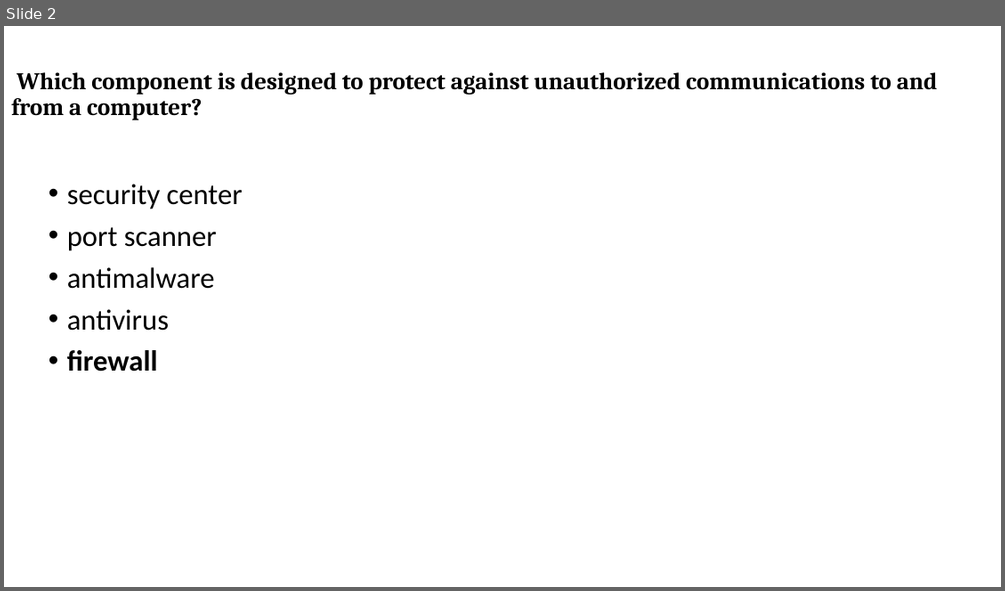
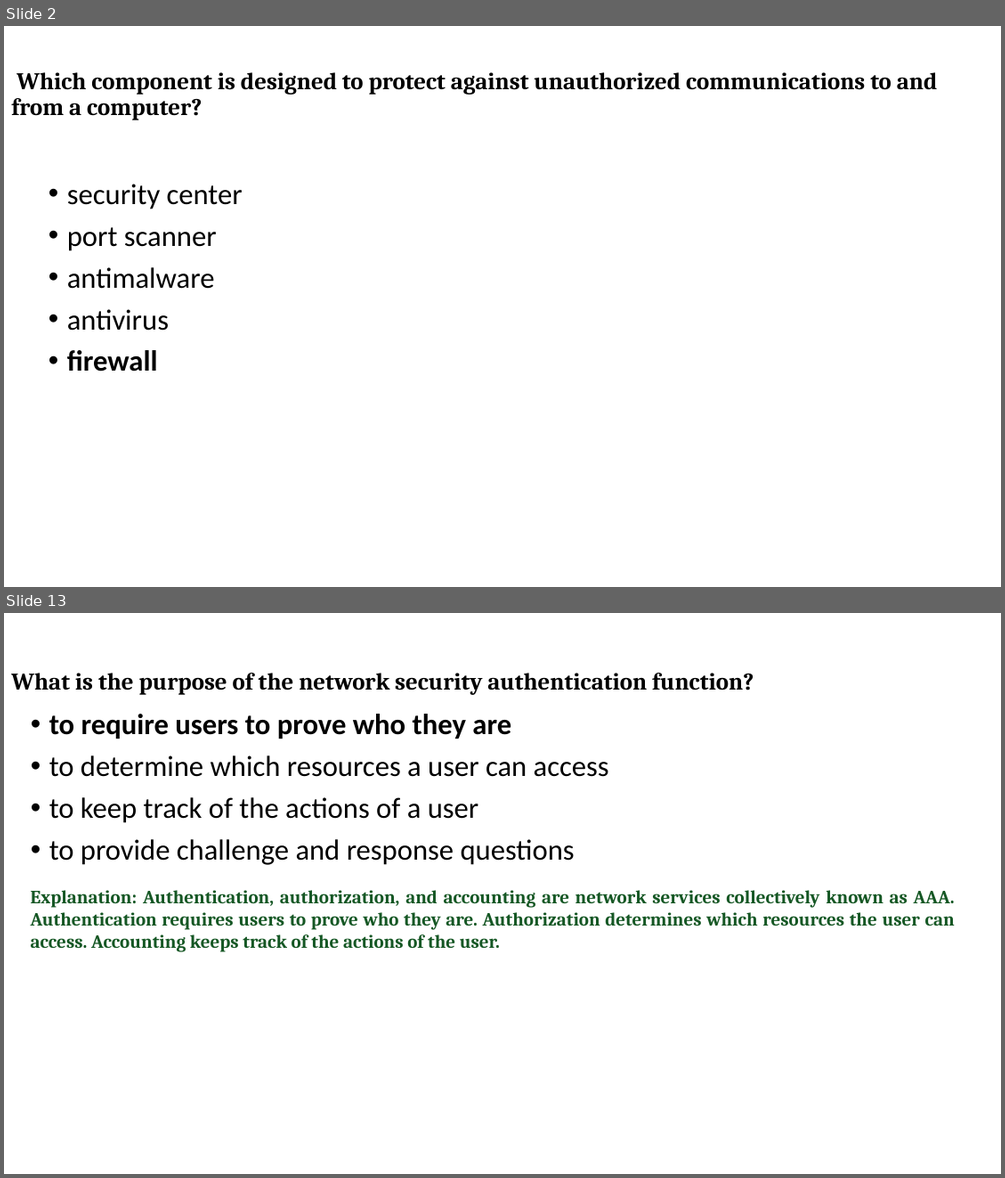
Before and after one commit to narsiimha/CCNA, a slide deck: PPT/QA/Module16-17.pptx. Shown one above the other, each under a label of ours: slide 2 before the commit, slides 2 and 13 after it; the slides between them are not shown. The pictures are 1005x591 and 1005x1178 pixels, drawn with LibreOffice and Linux fonts; fonts in the diff are those of the drawing. Boxes give left, top, right and bottom in pixels: in the first picture for what was removed or moved away, otherwise in the second. Text is boxed around its words. In the diff, an @@ line names an element or a change of style, - is before the commit and + after.

Commit message:
Final Exam Questions Prepared.

```diff
--- a/PPT/QA/Module16-17.pptx
+++ b/PPT/QA/Module16-17.pptx
@@ slide 13 added at (4,613,1001,1174), background #FFFFFF @@
@@ title added at (11,673,753,695), 23 pt, text #000000, bold @@
+What is the purpose of the network security authentication function?
@@ text added at (49,714,609,865), 28 pt, text #000000 @@
+• to require users to prove who they are
+• to determine which resources a user can access
+• to keep track of the actions of a user
+• to provide challenge and response questions
@@ text added at (31,890,955,952), 18 pt, text #155724, bold @@
+Explanation: Authentication, authorization, and accounting are network services collectively known as AAA. Authentication requires users to prove who they are. Authorization determines which resources the user can access. Accounting keeps track of the actions of the user.
```
Also in this commit, not shown: 65 other slides added, 6 other files.
